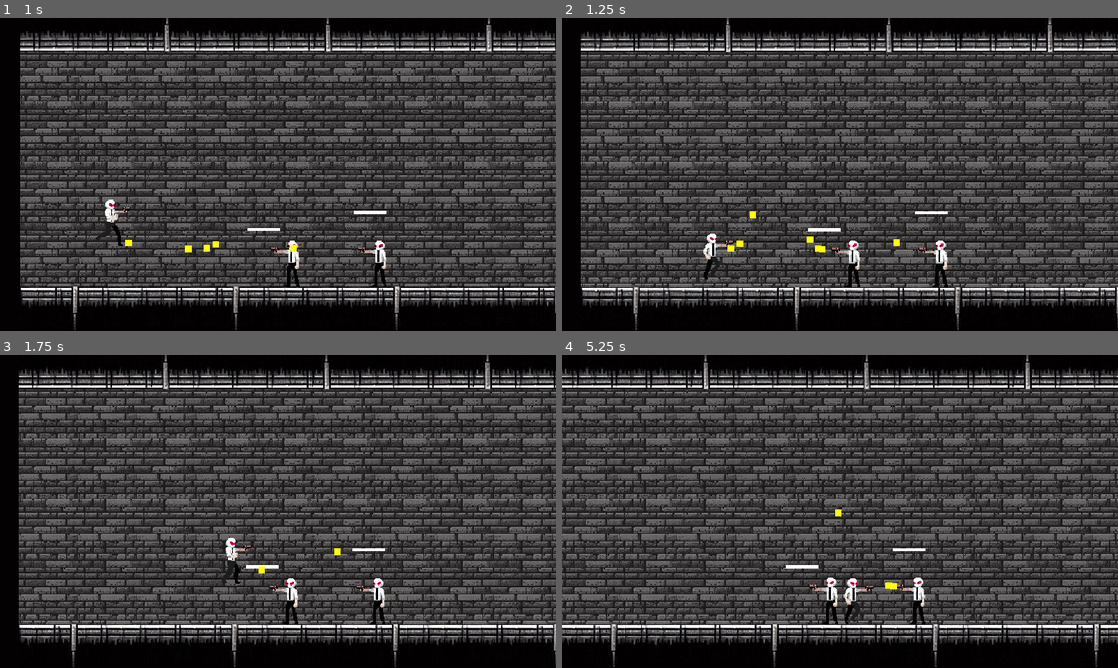
Above: before the commit, frames 1-4 (two rows, left to right).
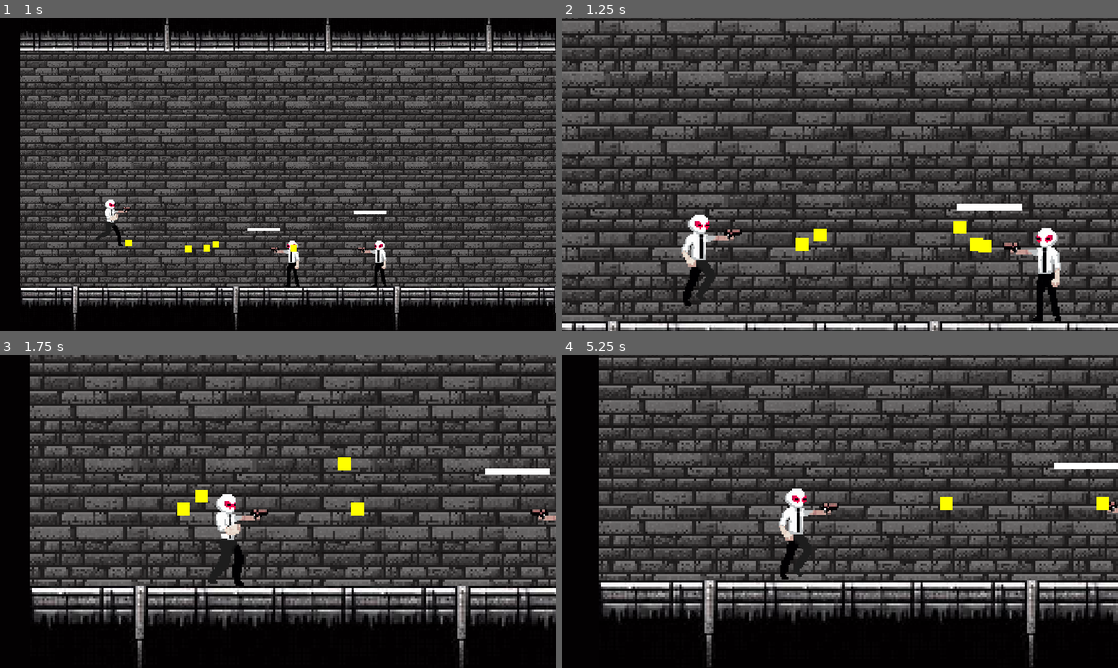
Above: after the commit, the same moments.

Repository: TrueHopolok/gamejam_nsjs
Game: Godot game, scene res://scenes/main.tscn
The game is run twice, just before and just after one commit, with the same random seed, the same clock (stepped at 60 frames per second) and the same inputs.
Inputs:
- Up to frame 1 (1 s): hold D (right) from 0.53 s (still down); hold K (shot) from 0.53 s (still down); tap L (jump) at 0.77 s
- Up to frame 2 (1.25 s): keep holding D (right); keep holding K (shot)
- Up to frame 3 (1.75 s): keep holding D (right); release K (shot) at 1.28 s; tap K (shot) at 1.35 s; tap L (jump) at 1.52 s
- Up to frame 4 (5.25 s): release D (right) at 2.03 s; hold A (left) 2.03-2.78 s; hold K (shot) 2.03-2.78 s; hold D (right) 2.78-4.28 s; tap K (shot) at 2.85, 4.35 s; tap L (jump) at 3.02, 3.77, 4.52 s; hold K (shot) 3.53-4.28 s; hold A (left) 4.28-5.03 s; hold D (right) from 5.03 s (still down); hold K (shot) from 5.03 s (still down)

Frame 1 is identical in both runs. In frame 2, 66% of the frame differs, in the area x 0-100%, y 0-100%; in frame 3, 53%; in frame 4, 62%.

Commit message:
Half way through upgrade menu

Diff:
--- a/scenes/menus/upgrade_menu.tscn
+++ b/scenes/menus/upgrade_menu.tscn
@@ -1,3 +1,136 @@
 [gd_scene format=3 uid="uid://dypu2om0rxebg"]
 
 [node name="UpgradeMenu" type="CanvasLayer"]
+
+[node name="infotitle" type="Label" parent="."]
+offset_left = 615.0
+offset_top = 32.0
+offset_right = 967.0
+offset_bottom = 55.0
+text = "Upgrade info:"
+horizontal_alignment = 1
+vertical_alignment = 1
+
+[node name="colorrect" type="ColorRect" parent="."]
+offset_left = 608.0
+offset_top = 59.0
+offset_right = 992.0
+offset_bottom = 255.0
+color = Color(0, 0, 0, 0.294118)
+
+[node name="Label_Info" type="RichTextLabel" parent="colorrect"]
+layout_mode = 1
+anchors_preset = 15
+anchor_right = 1.0
+anchor_bottom = 1.0
+offset_left = 7.0
+offset_top = 5.0
+offset_right = -8.0
+offset_bottom = -3.0
+grow_horizontal = 2
+grow_vertical = 2
+bbcode_enabled = true
+text = "..."
+autowrap_mode = 2
+metadata/_edit_lock_ = true
+
+[node name="UpgradeContainer" type="VBoxContainer" parent="."]
+offset_left = 32.0
+offset_top = 32.0
+offset_right = 576.0
+offset_bottom = 416.0
+
+[node name="title" type="Label" parent="UpgradeContainer"]
+layout_mode = 2
+text = "Upgrade choice:"
+horizontal_alignment = 1
+vertical_alignment = 1
+
+[node name="Button_HP" type="Button" parent="UpgradeContainer"]
+layout_mode = 2
+size_flags_vertical = 3
+text = "hp++"
+
+[node name="ProgressBar" type="ProgressBar" parent="UpgradeContainer/Button_HP"]
+layout_mode = 0
+offset_top = 50.0
+offset_right = 544.0
+offset_bottom = 68.0
+max_value = 9.0
+step = 1.0
+show_percentage = false
+
+[node name="Button_ReloadTime" type="Button" parent="UpgradeContainer"]
+layout_mode = 2
+size_flags_vertical = 3
+text = "reload_time--"
+
+[node name="ProgressBar" type="ProgressBar" parent="UpgradeContainer/Button_ReloadTime"]
+offset_top = 50.0
+offset_right = 544.0
+offset_bottom = 68.0
+max_value = 9.0
+step = 1.0
+show_percentage = false
+
+[node name="Button_BulletAmount" type="Button" parent="UpgradeContainer"]
+layout_mode = 2
+size_flags_vertical = 3
+text = "bullet_amount++"
+
+[node name="ProgressBar" type="ProgressBar" parent="UpgradeContainer/Button_BulletAmount"]
+offset_top = 50.0
+offset_right = 544.0
+offset_bottom = 68.0
+max_value = 9.0
+step = 1.0
+show_percentage = false
+
+[node name="Button_DMG" type="Button" parent="UpgradeContainer"]
+layout_mode = 2
+size_flags_vertical = 3
+text = "dmg++"
+
+[node name="ProgressBar" type="ProgressBar" parent="UpgradeContainer/Button_DMG"]
+offset_top = 50.0
+offset_right = 544.0
+offset_bottom = 68.0
+max_value = 9.0
+step = 1.0
+show_percentage = false
+
+[node name="Button_RPM" type="Button" parent="UpgradeContainer"]
+layout_mode = 2
+size_flags_vertical = 3
+text = "rpm++"
+
+[node name="ProgressBar" type="ProgressBar" parent="UpgradeContainer/Button_RPM"]
+offset_top = 50.0
+offset_right = 544.0
+offset_bottom = 68.0
+max_value = 9.0
+step = 1.0
+show_percentage = false
+
+[node name="Label_Points" type="Label" parent="."]
+offset_left = 608.0
+offset_top = 256.0
+offset_right = 992.0
+offset_bottom = 288.0
+text = "Your upgrade points: 999999"
+horizontal_alignment = 1
+vertical_alignment = 1
+
+[node name="Button_MainMenu" type="Button" parent="."]
+offset_left = 64.0
+offset_top = 448.0
+offset_right = 256.0
+offset_bottom = 544.0
+text = "Exit to main menu"
+
+[node name="Button_StartGame" type="Button" parent="."]
+offset_left = 352.0
+offset_top = 448.0
+offset_right = 544.0
+offset_bottom = 544.0
+text = "Start run"
--- a/scripts/global.gd
+++ b/scripts/global.gd
@@ -1,4 +1,16 @@
 extends Node
+
+const SAVE_FILE_PATH : String = "covid.json"
+
+var stats : Dictionary = \
+{
+	"money" = 0,
+	"health" = 0,
+	"damage" = 0,
+	"rpm" = 0,
+	"reload" = 0,
+	"ammo" = 0
+}
 
 var packed_scenes : Dictionary = \
 {
@@ -10,3 +22,19 @@
 	Engine.max_fps = 60
 	for key in packed_scenes:
 		assert(packed_scenes[key] != null, name + ": packed_scenes[" + key + "] is null")
+	load_progress()
+
+func load_progress():
+	if not FileAccess.file_exists(SAVE_FILE_PATH):
+		return
+	var file = FileAccess.open(SAVE_FILE_PATH, FileAccess.READ)
+	var data = JSON.parse_string(file.get_as_text())
+	file.close()
+	for key in data:
+		if stats.has(key):
+			stats[key] = data[key]
+
+func save_progress():
+	var file = FileAccess.open(SAVE_FILE_PATH, FileAccess.WRITE)
+	file.store_string(JSON.stringify(stats))
+	file.close()
--- a/scripts/in_game_objects/enemy.gd
+++ b/scripts/in_game_objects/enemy.gd
@@ -52,6 +52,7 @@
 	animated_sprite.play(animation_name)
 
 func _die():
+	Global.stats["money"] += 1
 	animated_sprite.play("death")
 
 func _move():
--- a/scripts/in_game_objects/health_component.gd
+++ b/scripts/in_game_objects/health_component.gd
@@ -12,7 +12,7 @@
 var is_death : bool = false
 var health : float
 
-func health_reset(new_max_health : float = max_health):
+func reset(new_max_health : float):
 	hitbox.set_deferred("process_mode", Node.PROCESS_MODE_INHERIT)
 	is_death = false
 	max_health = new_max_health
--- a/scripts/in_game_objects/player.gd
+++ b/scripts/in_game_objects/player.gd
@@ -43,6 +43,15 @@
 	activation_area.area_exited.connect(func(area : Area2D): activate_enemy(area, false))
 	agro_area.area_entered.connect(agro_enemy)
 	health_component.died.connect(_die)
+	health_component.reset(
+		1 + Global.stats["health"]
+	)
+	shooting_component.reset(
+		5 - 0.3 * Global.stats["reload"],
+		1 - 0.1 * Global.stats["rpm"],
+		6 + Global.stats["ammo"],
+		1 + Global.stats["damage"],
+	)
 
 func _process(_delta):
 	_gravity()
@@ -72,13 +81,17 @@
 	if direction.y > 0:
 		if direction.y == 1:
 			animation_name += "down"
+		elif animation_name != "idle_":
+			animation_name += "down45"
 		else:
-			animation_name += "down45"
+			animation_name += "down"
 	elif direction.y < 0:
 		if direction.y == -1:
 			animation_name += "up"
+		elif animation_name != "idle_":
+			animation_name += "up45"
 		else:
-			animation_name += "up45"
+			animation_name += "up"
 	else:
 		animation_name += "side"
 	animated_sprite.play(animation_name)
--- a/scripts/in_game_objects/shooting_component.gd
+++ b/scripts/in_game_objects/shooting_component.gd
@@ -12,6 +12,7 @@
 @onready var reload_timer : Timer = $ReloadTimer
 @onready var interval_timer : Timer = $IntervalTimer
 
+var damage : float = 1.0
 var ammo_left : int = max_ammo_amount
 var is_enemy : bool
 
@@ -22,7 +23,14 @@
 		ammo_left = max_ammo_amount
 	)
 
-func shoot(target_direction : Vector2, damage : float = 1.0):
+func reset(new_reload_time : float, new_shot_interval_time : float, new_max_ammo_amount : int, new_damage : float):
+	reload_time = new_reload_time
+	shot_interval_time = new_shot_interval_time
+	max_ammo_amount = new_max_ammo_amount
+	ammo_left = max_ammo_amount
+	damage = new_damage
+
+func shoot(target_direction : Vector2):
 	if not reload_timer.is_stopped() or not interval_timer.is_stopped():
 		return
 	spawn_marker.position = target_direction * spawn_marker.position.length()
